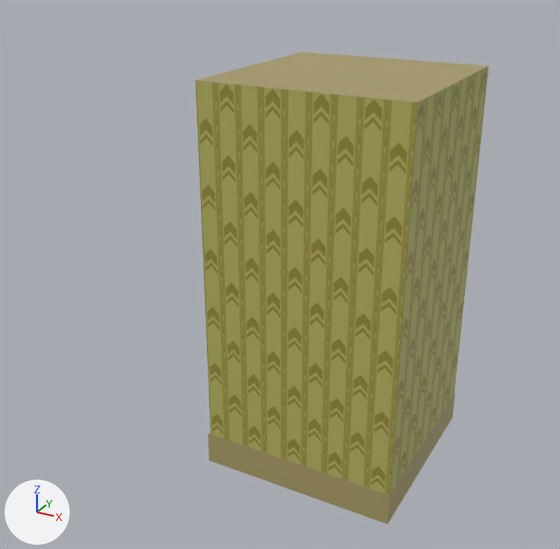
Before and after pictures for a commit that changed the FBX model Assets/Art/Models/Backrooms Tiles.fbx_Corner-Pillar-Half/Backrooms Tiles.fbx_Corner-Pillar-Half.fbx.
Both versions are drawn from a 50 mm camera at (-4.04, -3.8, 1.58) aimed at (-6.05, -0.15, -0.25). Arrows for +X, +Y and +Z are at lower left; the lights stay in place.

The scene before the commit, as lines of its bpy script (objects in view):
```python
me_corner_pillar_half = bpy.data.meshes.new('Corner-Pillar-Half')
me_corner_pillar_half.from_pydata(...)  # 24 vertices, 17 faces; spans x -0.02..1.0, y -1.0..0.02, z -1.0..1.0
# faces by material slot: [4, 13]
me_corner_pillar_half.materials.append(mat_wallpaper)
me_corner_pillar_half.materials.append(mat_walltrim)  # yellow #aa9d69
ob_corner_pillar_half = bpy.data.objects.new('Corner-Pillar-Half', me_corner_pillar_half)
ob_corner_pillar_half.location = (-6.0, 0.0, 0.0)
```
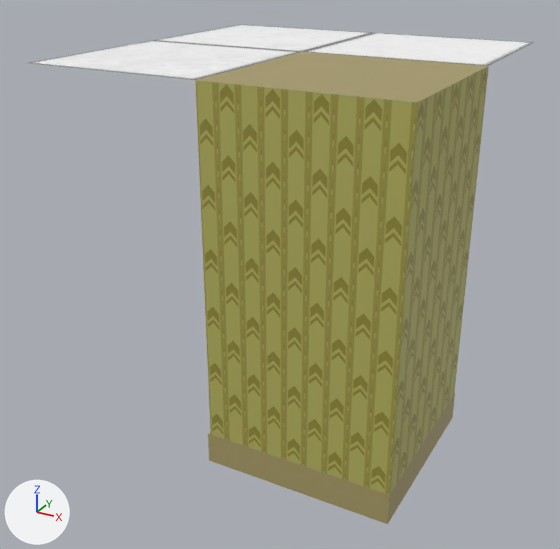
Location of each change, (x1, y1, x2, y2) in pixels of the pictures (560 x 549 px):
```json
{"object": "Corner-Pillar-Half-CeilingTile", "change": "added", "after": [29, 25, 535, 80]}
```

The change, as JSON lines over the scene's bpy script:
```json
{"op": "add", "block": "img_tiles_roughness_jpg", "code": ["img_tiles_roughness_jpg = load_image('Tiles_Roughness.jpg', '../Materials/Textures/Tiles_Roughness.jpg', 4096, 4096, 'Non-Color')"]}
{"op": "add", "block": "img_tiles_metallic_jpg", "code": ["img_tiles_metallic_jpg = load_image('Tiles_Metallic.jpg', '../Materials/Textures/Tiles_Metallic.jpg', 4096, 4096, 'Non-Color')"]}
{"op": "add", "block": "img_tiles_color_jpg", "code": ["img_tiles_color_jpg = load_image('Tiles_Color.jpg', '../Materials/Textures/Tiles_Color.jpg', 4096, 4096, 'sRGB')"]}
{"op": "add", "block": "mat_ceilingtile", "code": ["mat_ceilingtile = bpy.data.materials.new('CeilingTile')", "# uses the picture img_tiles_color_jpg", "# uses the picture img_tiles_metallic_jpg", "# uses the picture img_tiles_roughness_jpg"]}
{"op": "add", "block": "me_plane_004", "code": ["me_plane_004 = bpy.data.meshes.new('Plane.004')", "me_plane_004.from_pydata(...)  # 8 vertices, 3 faces; spans x -1.0..1.0, y -1.0..1.0, z 1.0", "me_plane_004.materials.append(mat_ceilingtile)"]}
{"op": "add", "block": "ob_corner_pillar_half_ceilingtile", "code": ["ob_corner_pillar_half_ceilingtile = bpy.data.objects.new('Corner-Pillar-Half-CeilingTile', me_plane_004)", "ob_corner_pillar_half_ceilingtile.location = (-6.0, 0.0, 0.0)"]}
```
